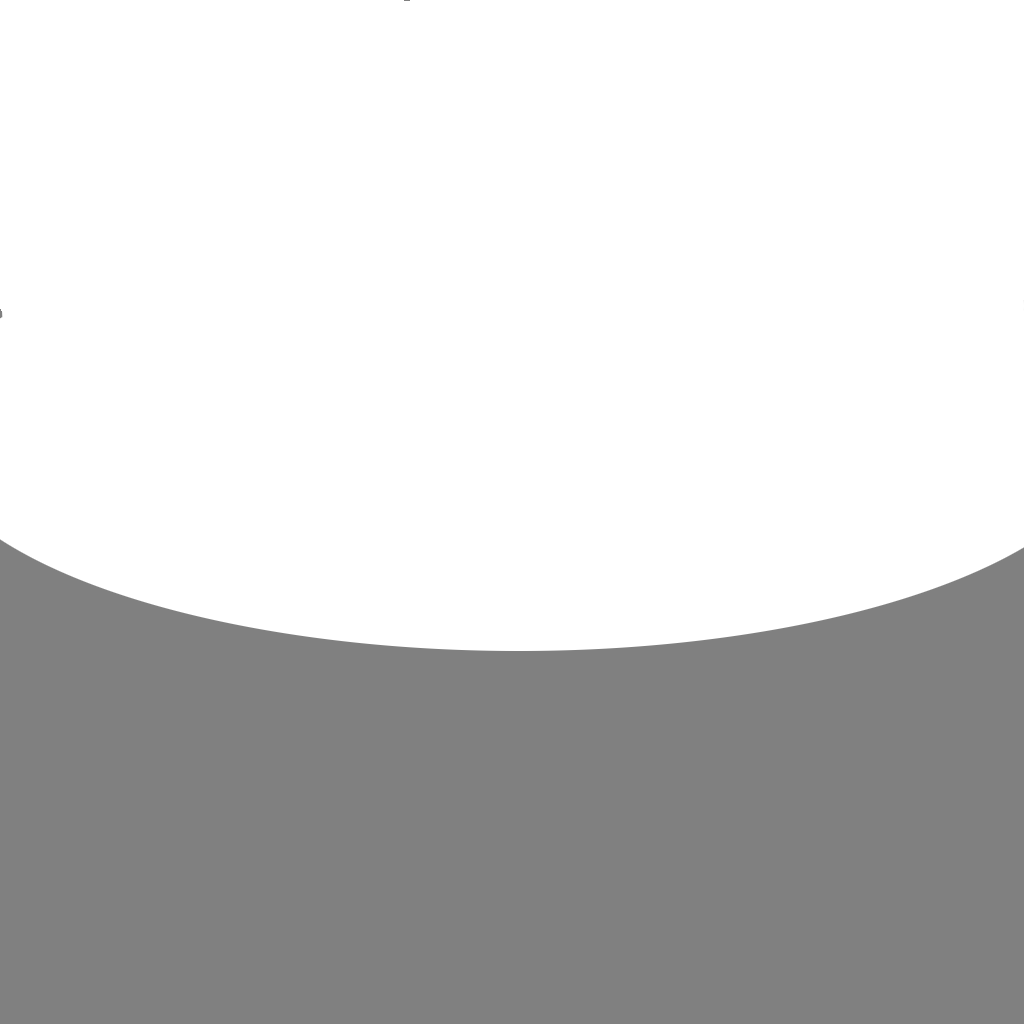
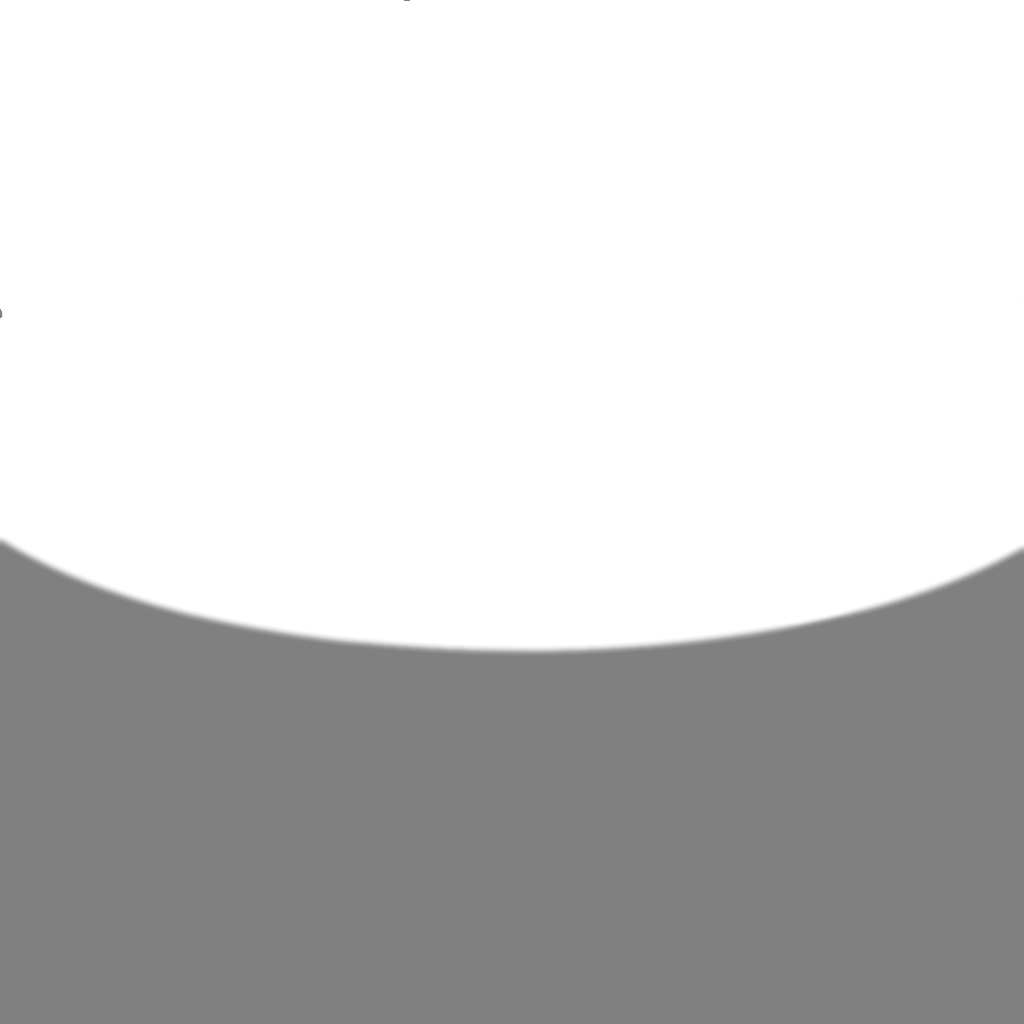
The second (1024, 1024) image is a revision of the first. Changes to its layers:
painted on "Layer", masked it over [0, 536, 1024, 656]
